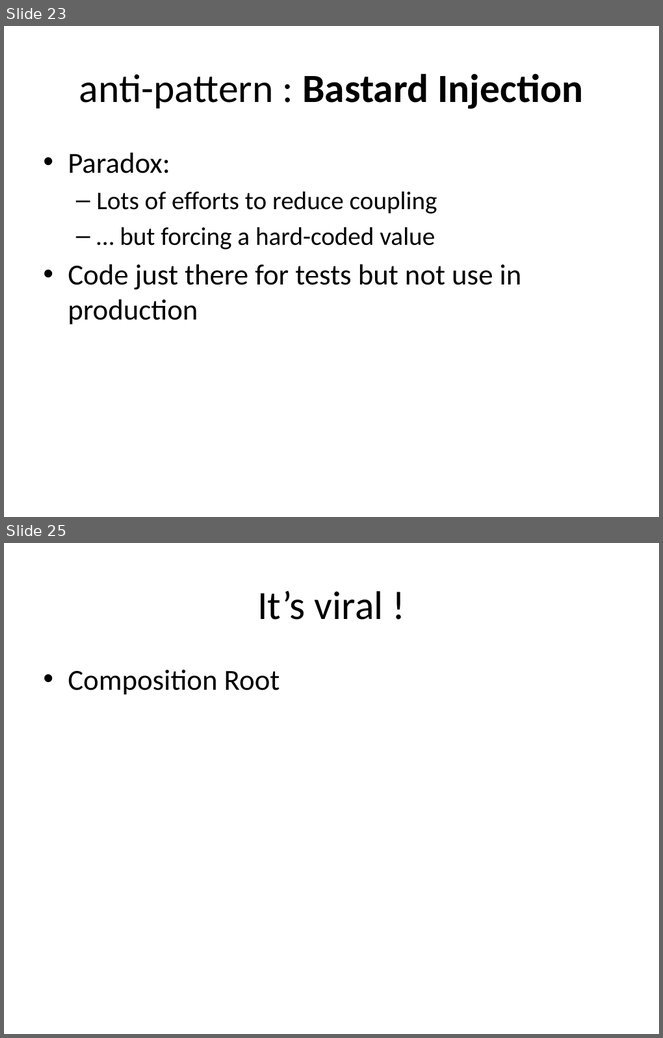
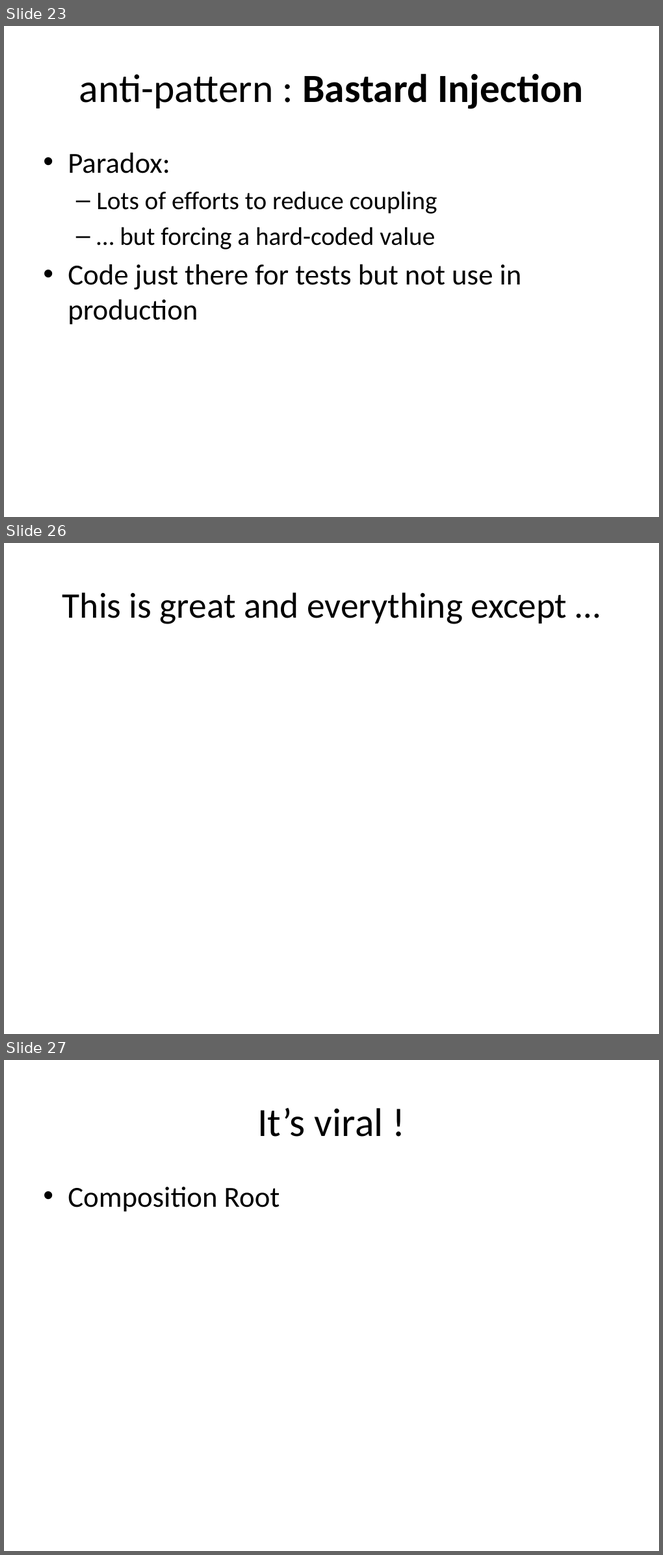
Before and after one commit to tsimbalar/DependencyInjectionTheRightWay, a slide deck: Dependency Injection - the right way.pptx. Shown one above the other, each under a label of ours: slides 23 and 25 before the commit, slides 23, 26 and 27 after it; the slides between them are not shown. The pictures are 663x1038 and 663x1555 pixels, drawn with LibreOffice and Linux fonts; fonts in the diff are those of the drawing. Boxes give left, top, right and bottom in pixels: in the first picture for what was removed or moved away, otherwise in the second. Text is boxed around its words. In the diff, an @@ line names an element or a change of style, - is before the commit and + after.

```diff
--- a/Dependency Injection - the right way.pptx
+++ b/Dependency Injection - the right way.pptx
@@ slide 26 added at <box>4,543,659,1034</box>, background #FFFFFF @@
@@ title added at <box>62,592,568,624</box>, 39.6 pt, text #000000 @@
+This is great and everything except …
@@ what was slide 25 is now slide 27 @@
```
Also in this commit, not shown: 1 slide changed, 1 other slide added.
